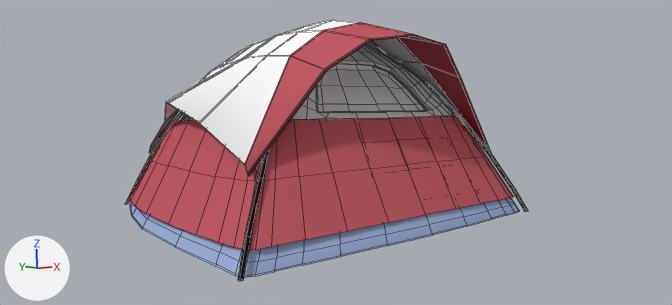
Renders of the Blender file Prototyp/Assets/Models/Level2/Tents/Tent2/ssimpossible_tent_1.blend from each side of a commit.
Camera for both pictures: the file's camera 'Camera'. Every picture has the same lights, and +X, +Y and +Z are marked at lower left. Mesh edges are drawn as thin lines.

The scene before the commit, as lines of its bpy script (objects in view):
```python
me_plane_003 = bpy.data.meshes.new('Plane.003')
me_plane_003.from_pydata(...)  # 1183 vertices, 1104 faces; spans x -4.59..4.55, y -4.11..4.53, z -2.56..2.48
me_plane_003.polygons.foreach_set('use_smooth', [True] * 1104)
# faces by material slot: [204, 464, 120, 108, 160, 48]
me_plane_003.materials.append(mat_material_003)  # red #c25c67
me_plane_003.materials.append(mat_material_001)  # white #e7e7e7
me_plane_003.materials.append(mat_material_005)  # black #181818
me_plane_003.materials.append(mat_material_004)  # its picture is missing
me_plane_003.materials.append(mat_material_002)  # blue #9eb0d8
me_plane_003.materials.append(mat_material_006)  # white #ebebeb
ob_plane_003 = bpy.data.objects.new('Plane.003', me_plane_003)
ob_plane_003.location = (0.23, -0.16, 2.54)
```
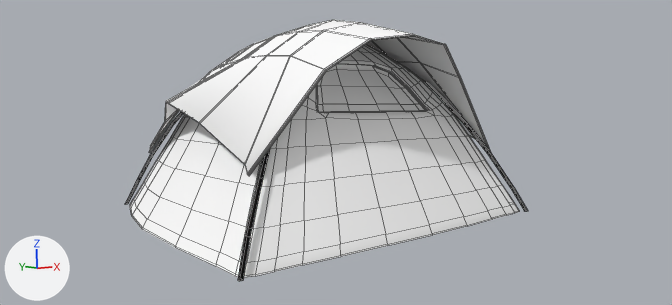
The change, as a diff of the scene's bpy script:
```diff
--- a/Prototyp/Assets/Models/Level2/Tents/Tent2/ssimpossible_tent_1.blend.py
+++ b/Prototyp/Assets/Models/Level2/Tents/Tent2/ssimpossible_tent_1.blend.py
@@ me_plane_003 @@
 # used by ob_plane_003; location = (0.23, -0.16, 2.54)
-me_plane_003.from_pydata(...)  # 1183 vertices, 1104 faces; spans x -4.59..4.55, y -4.11..4.53, z -2.56..2.48
+me_plane_003.from_pydata(...)  # 1039 vertices, 1008 faces; spans x -4.59..4.55, y -4.11..4.53, z -2.56..2.48
+# me_plane_003 part 1: the loose piece of 144 vertices spanning x -4.52..4.46, y -3.97..4.46, z -2.28..-0.01 is deleted
+# me_plane_003 part 2: 108 faces spanning x -3.54..3.59, y -3.72..4.12, z -1.04..2.2 switch from mat_material_003 (red #c25c67) to mat_material_004 (its picture is missing)
+# me_plane_003 part 3: 464 faces spanning x -3.81..3.77, y -3.44..3.87, z -1.2..2.02 switch from mat_material_001 (white #e7e7e7) to mat_material_004 (its picture is missing)
+# me_plane_003 part 4: 160 faces spanning x -4.59..4.55, y -4.11..4.53, z -2.56..-1.13 switch from mat_material_002 (blue #9eb0d8) to mat_material_004 (its picture is missing)
+# me_plane_003 part 5: 48 faces spanning x -1.66..1.71, y -2.63..-1.66, z 0.11..1.26 switch from mat_material_006 (white #ebebeb) to mat_material_004 (its picture is missing)
 me_plane_003.materials.append(mat_material_005)
```

What differs and where, as boxes [x1, y1, x2, y2] in the pictures (672 x 305 px):
part 1 of me_plane_003, deleted: before [129, 116, 513, 250]
part 2 of me_plane_003, recoloured: [149, 22, 491, 176] in both
part 3 of me_plane_003, recoloured: before [181, 44, 455, 121]; after [157, 44, 486, 187]
part 4 of me_plane_003, recoloured (blue to white): before [129, 198, 519, 278]; after [129, 160, 519, 278]
part 5 of me_plane_003, recoloured: [317, 63, 426, 113] in both
